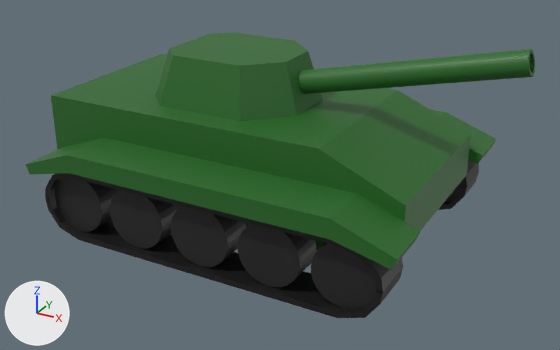
Renders of the glTF model src/main/resources/models/tank.glb from each side of a commit.
Before and after are seen from a 50 mm camera at (7.12, -12.55, 6.39) aimed at (0.46, -0.43, 0.33). Arrows for +X, +Y and +Z are at lower left; the lights stay in place. The picture after the commit comes second. Where no turn or scale is listed for an object, it has been applied to the vertices.
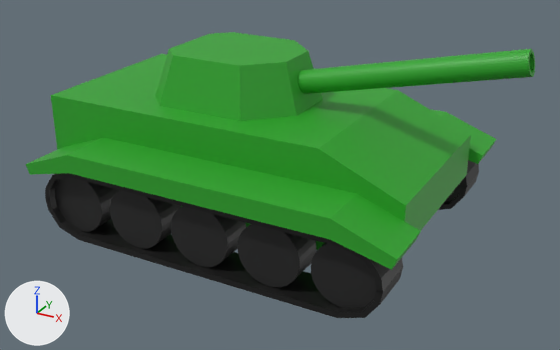
Pixel boxes (x1, y1, x2, y2) of what changed, in the pictures (560 x 350 px):
'Cube.001', recoloured (dark green to green): (51, 54, 471, 250) in both
'Cube', recoloured (dark green to green): (26, 109, 496, 270) in both
'Cube.002', recoloured (dark green to green): (155, 32, 323, 121) in both
'Cannon', recoloured (dark green to green): (298, 49, 535, 94) in both

What the commit changed:
Material 'Material.006' (mat_material_006) changes colour from dark green #286926 to green #2da429; in linear values from (0.0214, 0.14, 0.0195) to (0.0262, 0.371, 0.0224).
